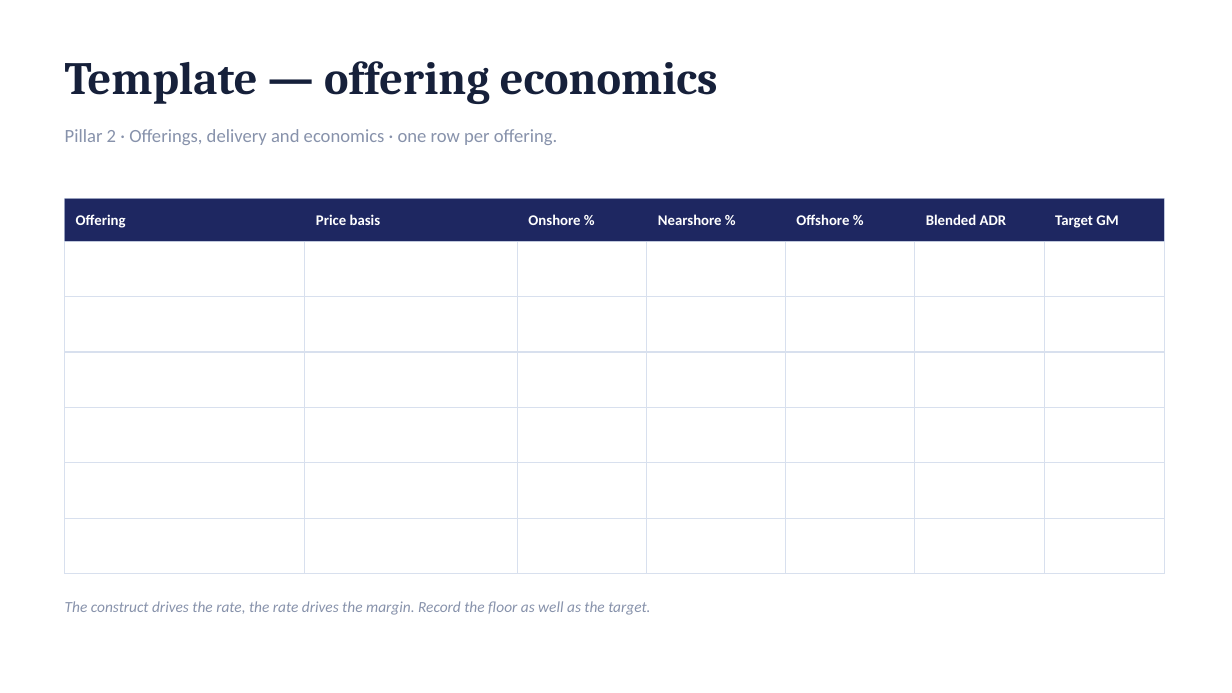
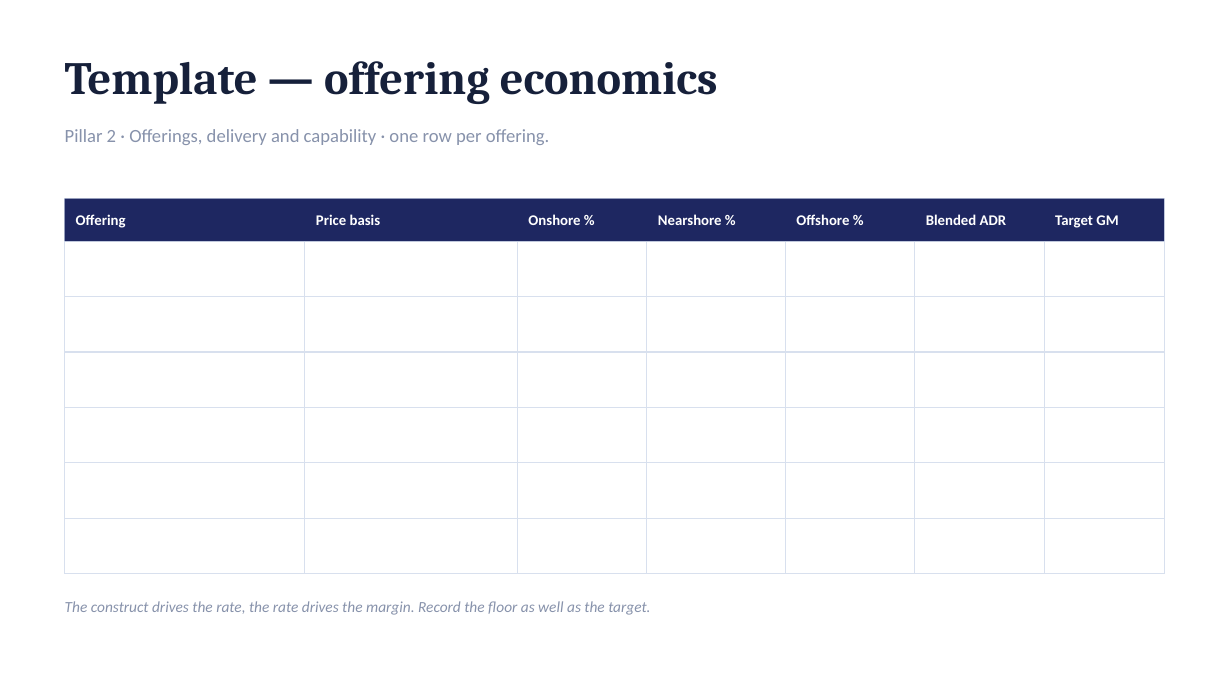
Before and after one commit to dhajjar-cyber/bae, a slide deck: slide 22 of FSI strategy/EAIND-FSI-Strategy-Development-Plan.pptx (slide 21 before the commit). Drawn at 1232x693 pixels with LibreOffice and Linux fonts; fonts in the diff are those of the drawing. Boxes give left, top, right and bottom in pixels: in the first picture for what was removed or moved away, otherwise in the second. Text is boxed around its words. In the diff, an @@ line names an element or a change of style, - is before the commit and + after.

```diff
--- a/FSI strategy/EAIND-FSI-Strategy-Development-Plan.pptx
+++ b/FSI strategy/EAIND-FSI-Strategy-Development-Plan.pptx
@@ text at (x1=65, y1=129, x2=550, y2=145): text changed @@
-Pillar 2 · Offerings, delivery and economics · one row per offering.
+Pillar 2 · Offerings, delivery and capability · one row per offering.
```
Also in this commit, not shown: 12 other slides changed, 1 slide added, 2 other files.
